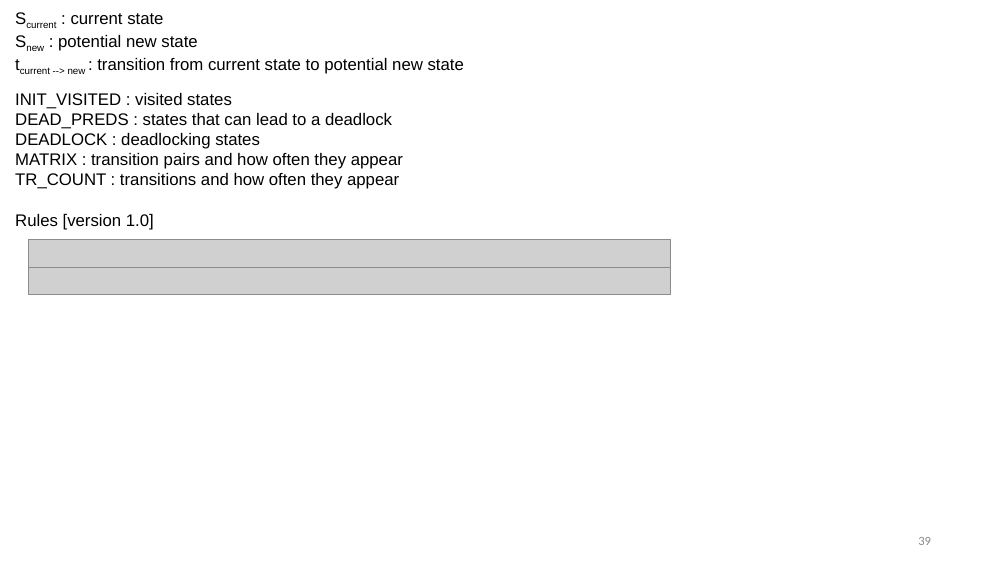
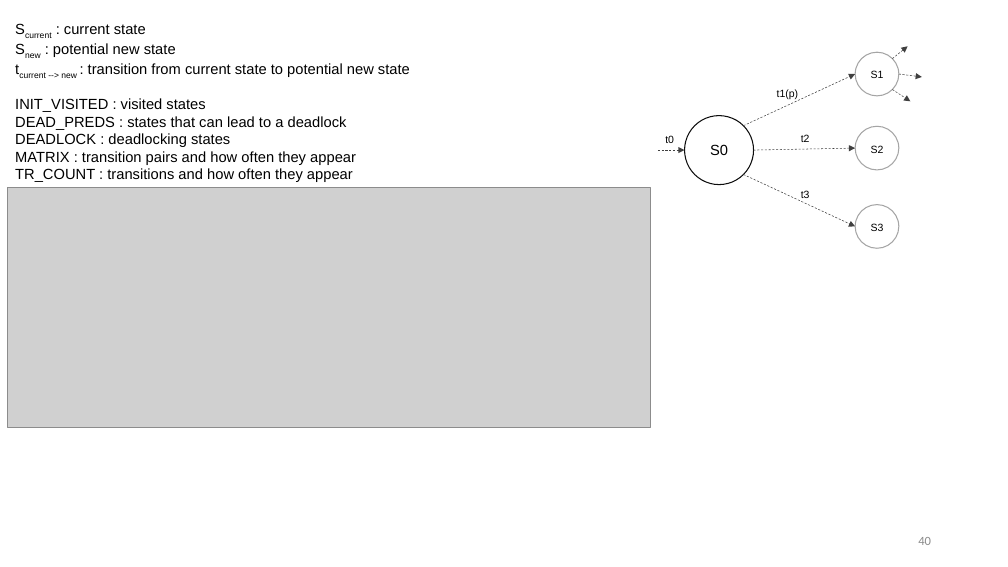
Before and after one commit to cubicle-model-checker/cubicle, a slide deck: slide 40 of mcmc_method.pptx (slide 39 before the commit). Drawn at 1008x567 pixels with LibreOffice and Linux fonts; fonts in the diff are those of the drawing; grey boxes stand for pictures. Boxes give left, top, right and bottom in pixels: in the first picture for what was removed or moved away, otherwise in the second. Text is boxed around its words. In the diff, an @@ line names an element or a change of style, - is before the commit and + after.

```diff
--- a/mcmc_method.pptx
+++ b/mcmc_method.pptx
@@ text "Scurrent : current state" at (53, 24, 410, 78): size 16 to 14 pt @@
@@ text "Scurrent : current state": place and size @@
-text "Scurrent : current state" at (58, 13, 464, 74)
+text "Scurrent : current state" at (53, 24, 410, 78)
@@ text "INIT_VISITED : visited states" at (15, 98, 356, 182): size 16 to 14 pt @@
@@ group added at (658, 46, 922, 249): 8 texts, 7 arrows, 4 ellipses @@
+S0
+S1
+S2
+S3
+t1(p)
+t2
+t3
+t0
@@ picture added at (8, 188, 650, 427) @@
@@ text removed at (15, 214, 154, 230) @@
-Rules [version 1.0]
@@ picture removed at (28, 240, 671, 267) @@
@@ picture removed at (28, 267, 671, 294) @@
@@ page number at (918, 537, 931, 545): text changed @@
-39
+40
```
Also in this commit, not shown: 1 other slide changed, 1 slide added.
